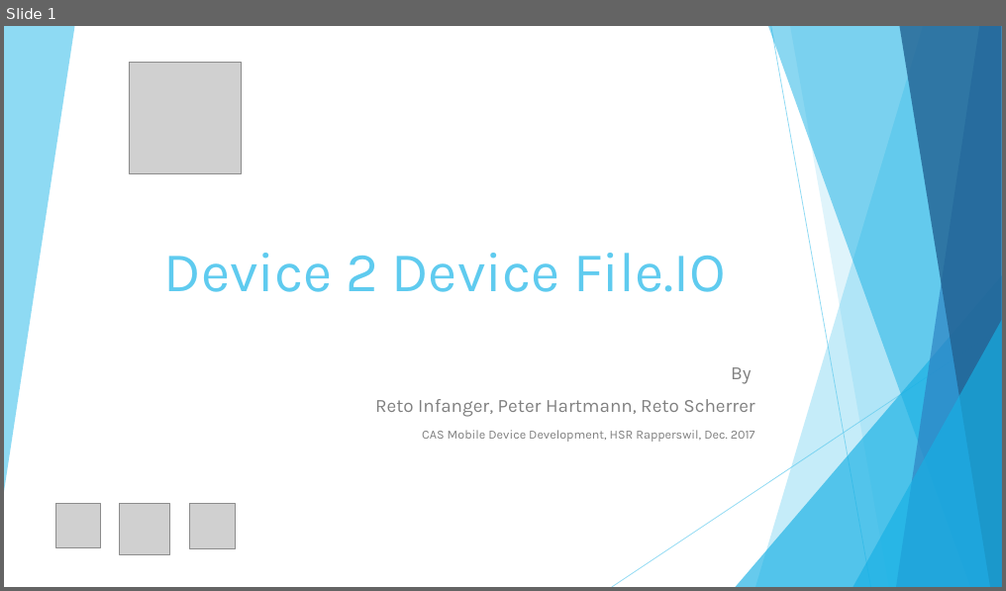
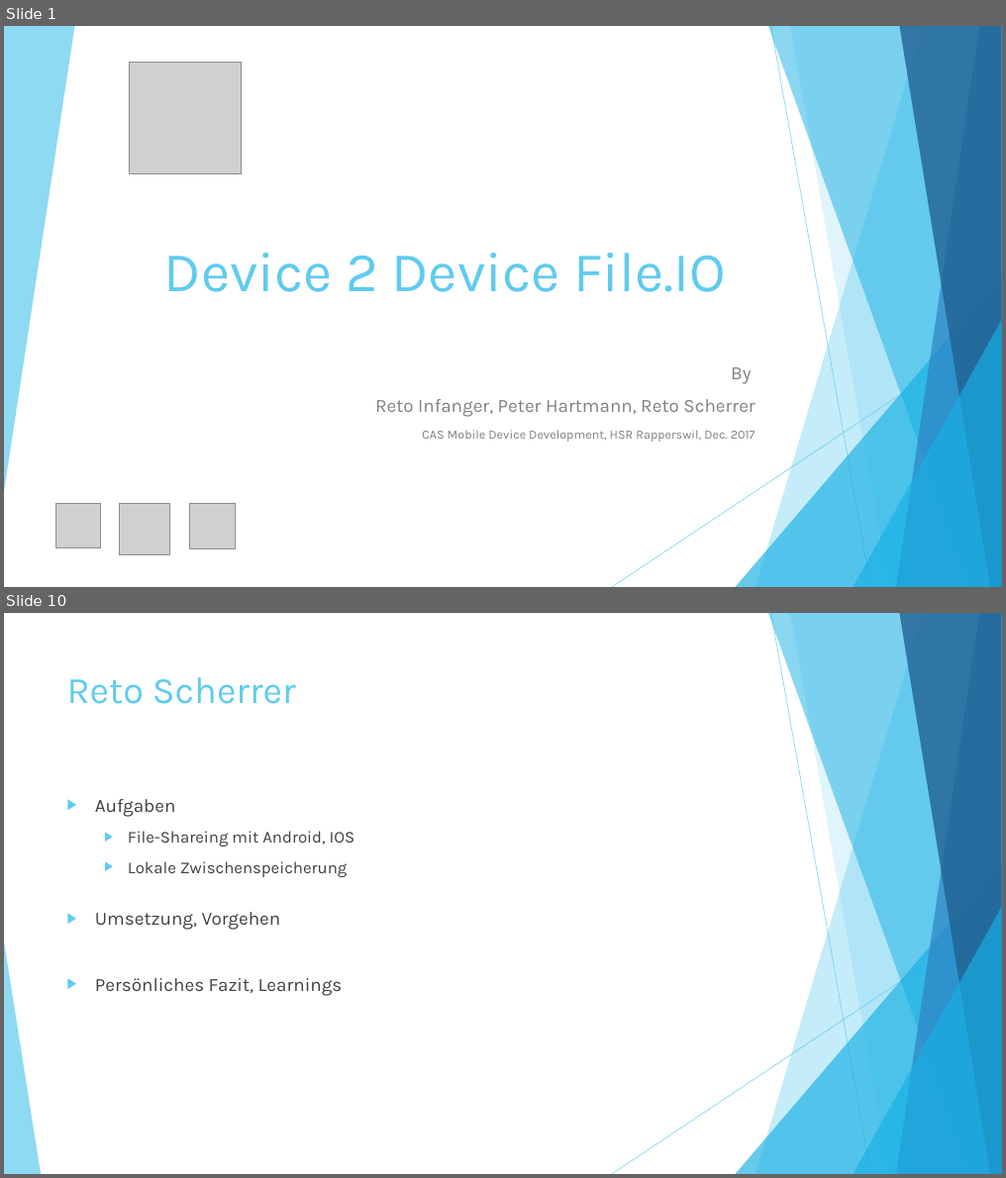
Before and after one commit to chrobacik/Device2Device-FileIO, a slide deck: Projekt Dokumente/Präsentation.pptx. Shown one above the other, each under a label of ours: slide 1 before the commit, slides 1 and 10 after it; the slides between them are not shown. The pictures are 1006x591 and 1006x1178 pixels, drawn with LibreOffice and Linux fonts; fonts in the diff are those of the drawing; grey boxes stand for pictures. Boxes give left, top, right and bottom in pixels: in the first picture for what was removed or moved away, otherwise in the second. Text is boxed around its words. In the diff, an @@ line names an element or a change of style, - is before the commit and + after.

```diff
--- a/Projekt Dokumente/Präsentation.pptx
+++ b/Projekt Dokumente/Präsentation.pptx
@@ slide 10 added at box(4, 613, 1002, 1174), background #FFFFFF; not listed: 9 template elements that a slide beside it also shows @@
@@ title added at box(67, 677, 296, 704), 36 pt, text #5FCBEF @@
+Reto Scherrer
@@ text added at box(95, 799, 355, 996), 18 pt, text #404040 @@
+▶ Aufgaben
+  ▶ File-Shareing mit Android, IOS
+  ▶ Lokale Zwischenspeicherung
+▶ Umsetzung, Vorgehen
+▶ Persönliches Fazit, Learnings
@@ triangle added at box(4, 942, 41, 1174), fill #5FCBEF at 70% opacity @@
```
Also in this commit, not shown: 10 other slides added, 1 other file.
